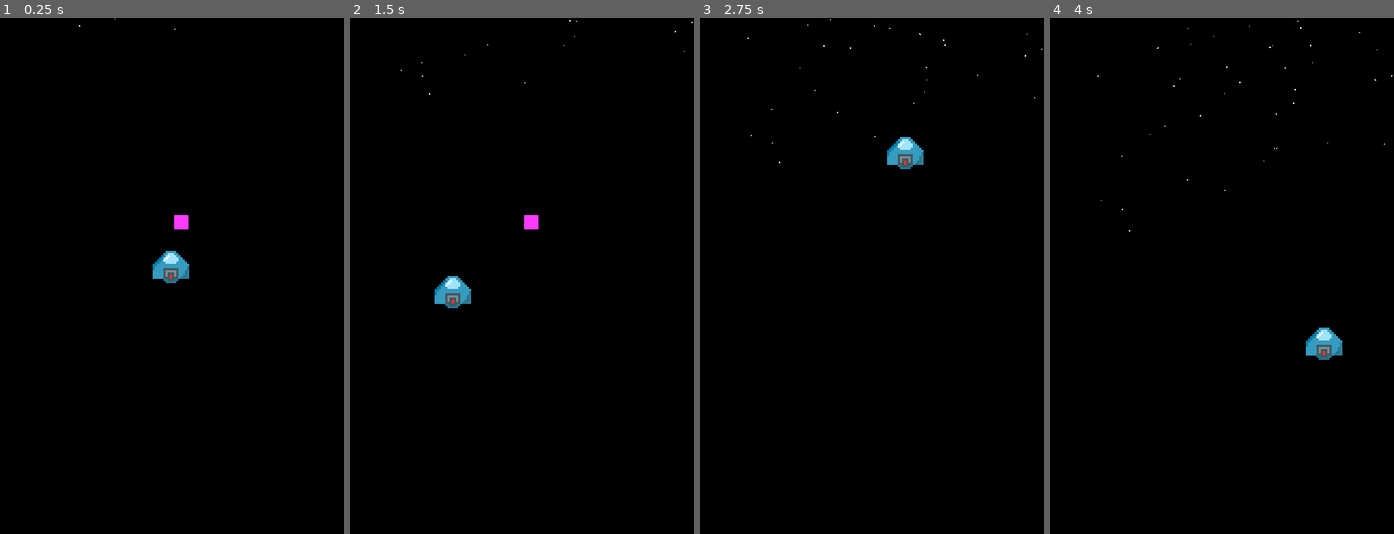
Above: before the commit, frames 1-4 (left to right).
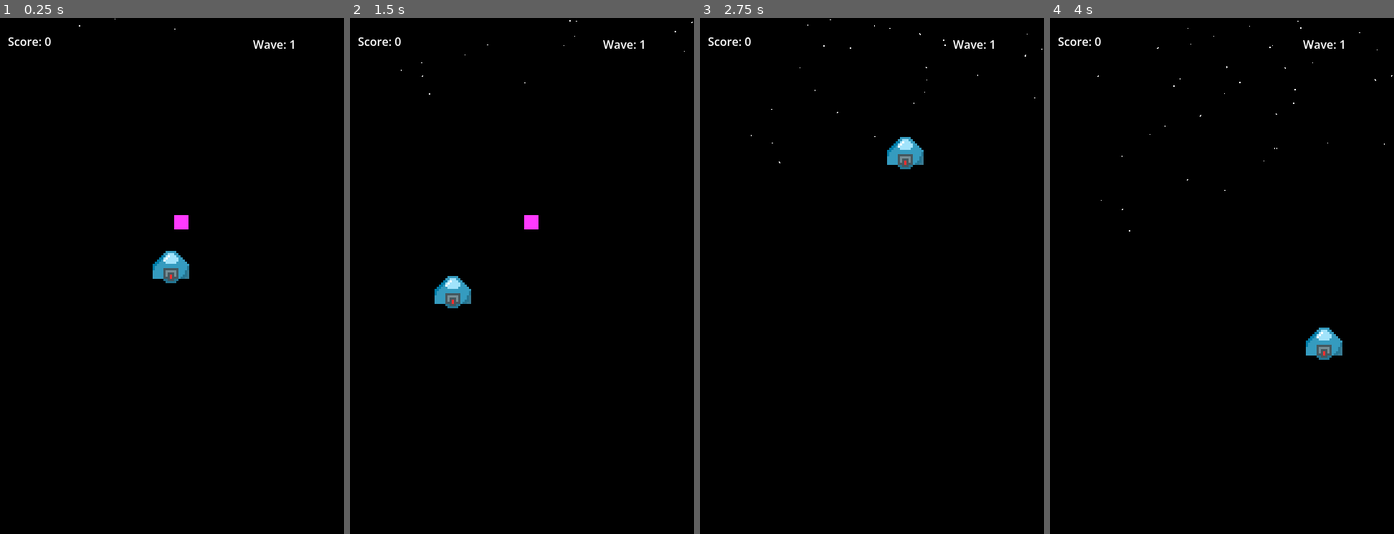
Above: after the commit, the same moments.

Repository: ishbireco/spaceColoniser
Game: Godot game, scene res://main.tscn
Two runs of this game, one before a commit and one after it. Both use one fixed random seed, a clock stepped at 60 frames per second and the inputs below.
Inputs (mouse positions are in pixels of both pictures, inside the frame that each line leads up to):
- Up to frame 1 (0.25 s): no input
- Up to frame 2 (1.5 s): move the mouse to (597, 250) at 0.52 s; hold Space (shoot) 0.53-1.28 s; move the mouse to (453, 301) at 1.27 s; tap Space (shoot) at 1.35 s
- Up to frame 3 (2.75 s): move the mouse to (906, 162) at 2.02 s; hold Space (shoot) from 2.03 s (still down)
- Up to frame 4 (4 s): tap Enter at 2.75 s; move the mouse to (1204, 379) at 2.77 s; release Space (shoot) at 2.78 s; tap Space (shoot) at 2.85 s; move the mouse to (1325, 353) at 3.52 s; hold Space (shoot) from 3.53 s (still down)

The runs differ from the first frame. In frame 1, 0.2% of the frame differs, in the area x 2-86%, y 3-6%; in frame 2, 0.2%; in frame 3, 0.2%; in frame 4, 0.2%.

Commit message:
did a few advancememts

Diff:
--- a/enemy.gd
+++ b/enemy.gd
@@ -9,5 +9,10 @@
 
 func _on_area_entered(area: Area2D) -> void:
 	if area.is_in_group("hitter"):
-		area.queue_free()  # delete the bullet that hit us
-		queue_free()       # delete the enemy
+		Global.kills += 1
+		area.queue_free()
+		queue_free()
+
+	if Global.kills % 5 == 0:  # every 5 kills, not just when kills == 5
+		Waves.wave += 1
+		Global.spawn_interval *= 0.8  # increase speed by 20%
--- /dev/null
+++ b/global.gd
@@ -0,0 +1,4 @@
+extends Node
+
+var kills = 0
+var spawn_interval = 5
--- /dev/null
+++ b/label.gd
@@ -0,0 +1,4 @@
+extends Label
+
+func _process(delta: float) -> void:
+	text = "Score: " + str(Global.kills)
--- /dev/null
+++ b/label_2.gd
@@ -0,0 +1,4 @@
+extends Label
+
+func _process(delta: float) -> void:
+	text = "Wave: " + str(Waves.wave)
--- a/main.tscn
+++ b/main.tscn
@@ -3,6 +3,8 @@
 [ext_resource type="Script" uid="uid://t72flwc4cpfk" path="res://spawner.gd" id="1_0xm2m"]
 [ext_resource type="PackedScene" uid="uid://46t0kbbphsxa" path="res://player.tscn" id="1_ig7tw"]
 [ext_resource type="PackedScene" uid="uid://cg4vay528j4ho" path="res://shoot_fast_power_up.tscn" id="3_h2yge"]
+[ext_resource type="Script" uid="uid://bysa0ljrjqw35" path="res://label.gd" id="4_1bvp3"]
+[ext_resource type="Script" uid="uid://cvk64amwda6a3" path="res://label_2.gd" id="5_lquwl"]
 
 [node name="main" type="Node2D" unique_id=1383350426]
 
@@ -44,3 +46,17 @@
 
 [node name="shootFastPowerUp" parent="." unique_id=1686559056 instance=ExtResource("3_h2yge")]
 position = Vector2(243, 275)
+
+[node name="Label" type="Label" parent="." unique_id=532637529]
+offset_left = 11.0
+offset_top = 21.0
+offset_right = 126.0
+offset_bottom = 56.0
+script = ExtResource("4_1bvp3")
+
+[node name="Label2" type="Label" parent="." unique_id=543436874]
+offset_left = 353.0
+offset_top = 25.0
+offset_right = 459.08698
+offset_bottom = 86.0
+script = ExtResource("5_lquwl")
--- a/project.godot
+++ b/project.godot
@@ -14,6 +14,11 @@
 run/main_scene="uid://dun021u4psypq"
 config/features=PackedStringArray("4.6", "Forward Plus")
 config/icon="res://icon.svg"
+
+[autoload]
+
+Global="*uid://c4b03mn1ut57d"
+Waves="*uid://b43ohlvaxi66o"
 
 [display]
 
--- a/spawner.gd
+++ b/spawner.gd
@@ -3,19 +3,21 @@
 var enemy_scene = preload("res://enemy.tscn")
 var spawn_interval = 5
 var spawn_points = []
+var timer : Timer
 
 func _ready() -> void:
 	for child in get_children():
 		if child is Marker2D:
 			spawn_points.append(child)
 
-	var timer = Timer.new()
+	timer = Timer.new()
 	add_child(timer)
-	timer.wait_time = spawn_interval
+	timer.wait_time = Global.spawn_interval
 	timer.timeout.connect(_on_timer_timeout)
 	timer.start()
 
 func _on_timer_timeout():
+	timer.wait_time = Global.spawn_interval
 	spawn_enemy()
 
 func spawn_enemy():
--- /dev/null
+++ b/waves.gd
@@ -0,0 +1,3 @@
+extends Node
+
+var wave : int = 1
Not shown, added: global.gd.uid
Not shown, added: label.gd.uid
Not shown, added: label_2.gd.uid
Not shown, added: waves.gd.uid
